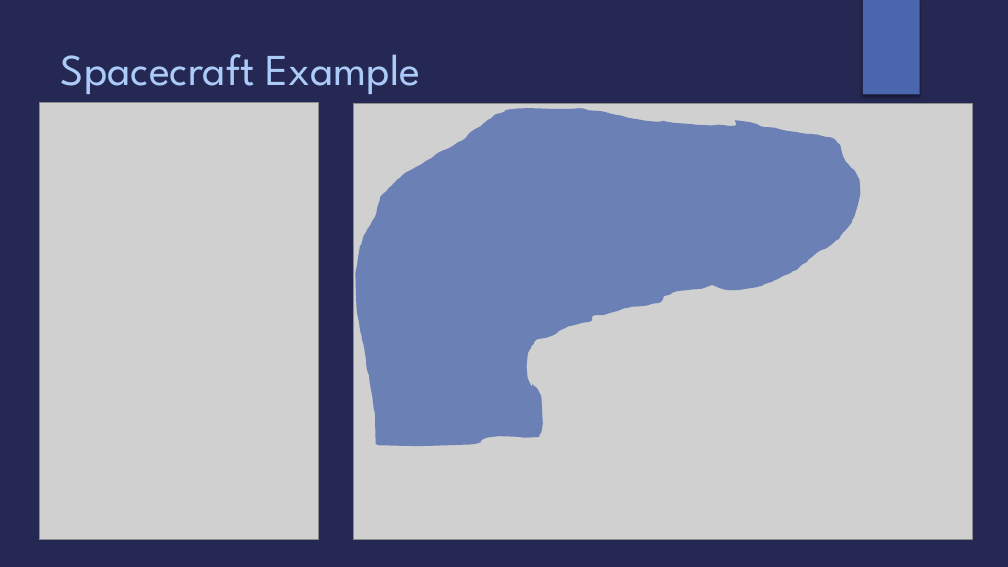
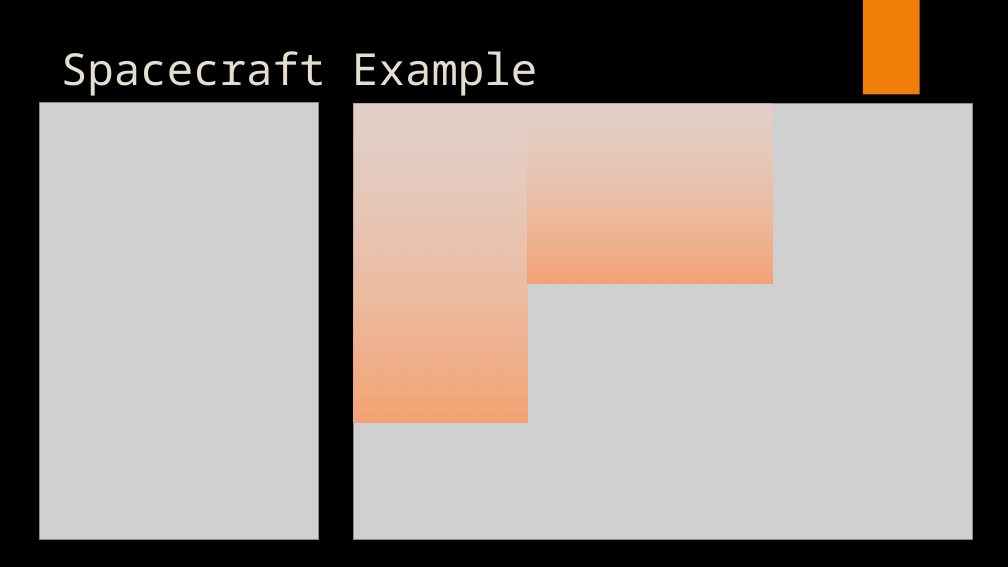
Before and after one commit to Open-MBEE/klang, a slide deck: slide 17 of presentations/K.pptx (slide 6 before the commit). Drawn at 1008x567 pixels with LibreOffice and Linux fonts; fonts in the diff are those of the drawing; grey boxes stand for pictures; background and template pictures are left out. Boxes give left, top, right and bottom in pixels: in the first picture for what was removed or moved away, otherwise in the second. Text is boxed around its words. In the diff, an @@ line names an element or a change of style, - is before the commit and + after.

```diff
--- a/presentations/K.pptx
+++ b/presentations/K.pptx
@@ background #242852 to picture (left out) @@
@@ rectangle at (x1=863, y1=0, x2=920, y2=95): fill #4A66AC to #F07F09 @@
@@ title "Spacecraft Example" at (x1=61, y1=51, x2=537, y2=96): font League Spartan to Noto Sans Mono, text colour #ACCBF9 to #E3DED1 @@
@@ rectangle added at (x1=353, y1=104, x2=528, y2=423), fill gradient #F8CFBF to #F4A373 @@
@@ freeform shape removed at (x1=355, y1=108, x2=861, y2=446) @@
@@ rectangle added at (x1=528, y1=104, x2=773, y2=284), fill gradient #F8CFBF to #F4A373 @@
```
Also in this commit, not shown: 8 other slides changed, 17 slides added, 1 slide removed.
